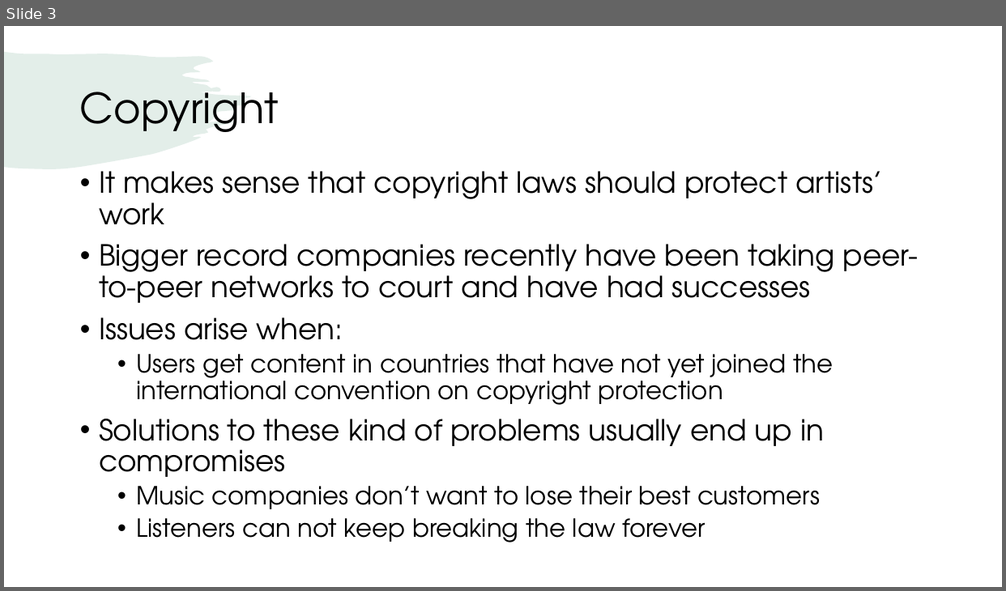
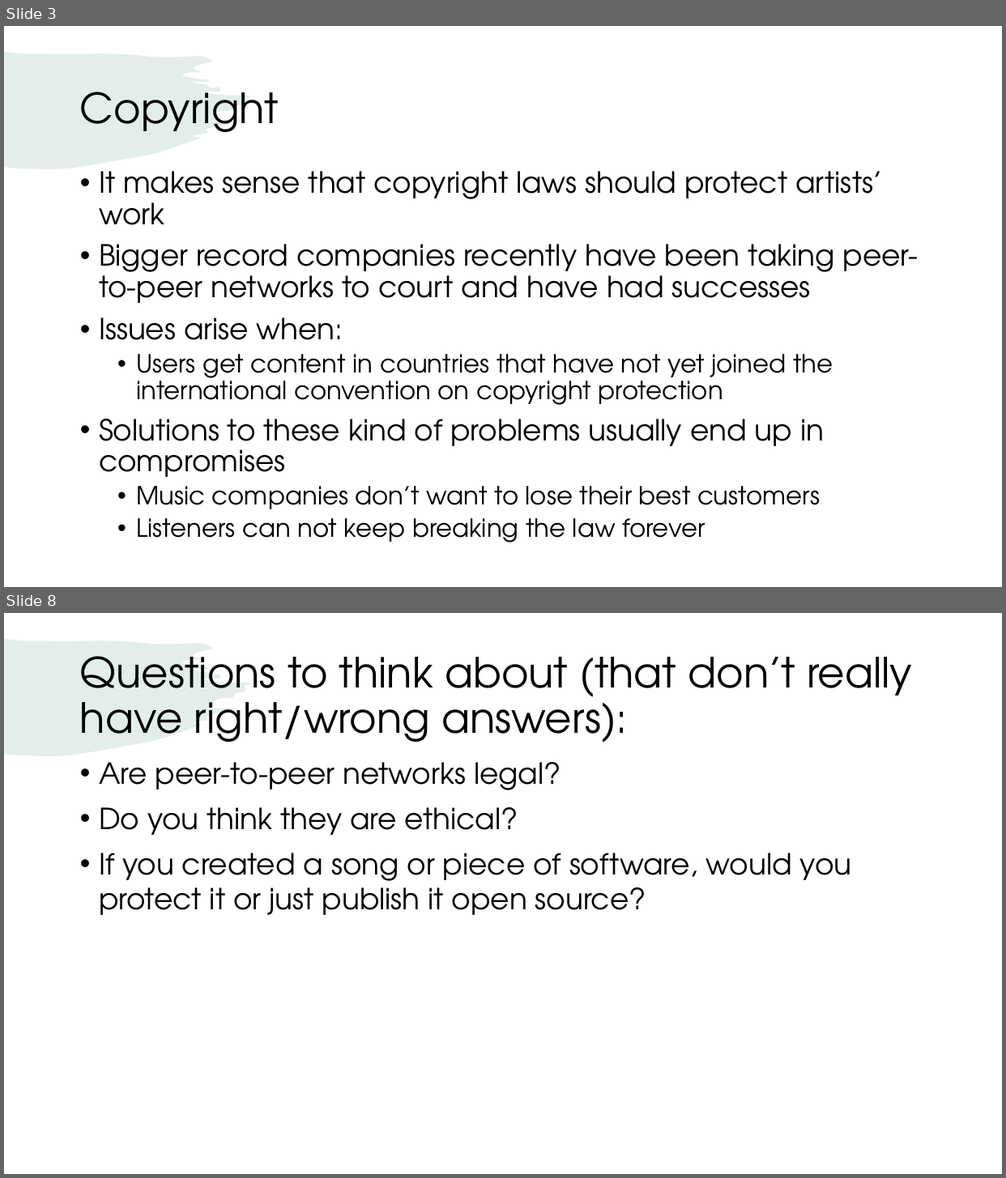
Before and after one commit to jackambery/All-Dual-Enrollment-Work, a slide deck: Student Presentations/CopyrightPresentation.pptx. Shown one above the other, each under a label of ours: slide 3 before the commit, slides 3 and 8 after it; the slides between them are not shown. The pictures are 1006x591 and 1006x1178 pixels, drawn with LibreOffice and Linux fonts; fonts in the diff are those of the drawing. Boxes give left, top, right and bottom in pixels: in the first picture for what was removed or moved away, otherwise in the second. Text is boxed around its words. In the diff, an @@ line names an element or a change of style, - is before the commit and + after.

```diff
--- a/Student Presentations/CopyrightPresentation.pptx
+++ b/Student Presentations/CopyrightPresentation.pptx
@@ slide 8 added at box(4, 613, 1002, 1174), background #FFFFFF; not listed: 1 template element that a slide beside it also shows @@
@@ title added at box(80, 656, 912, 743), 40 pt, text #000000 @@
+Questions to think about (that don’t really have right/wrong answers):
@@ text added at box(99, 762, 852, 915), 28 pt, text #000000 @@
+• Are peer-to-peer networks legal?
+• Do you think they are ethical?
+• If you created a song or piece of software, would you protect it or just publish it open source?
```
Also in this commit, not shown: 1 slide changed, 4 other slides added.
